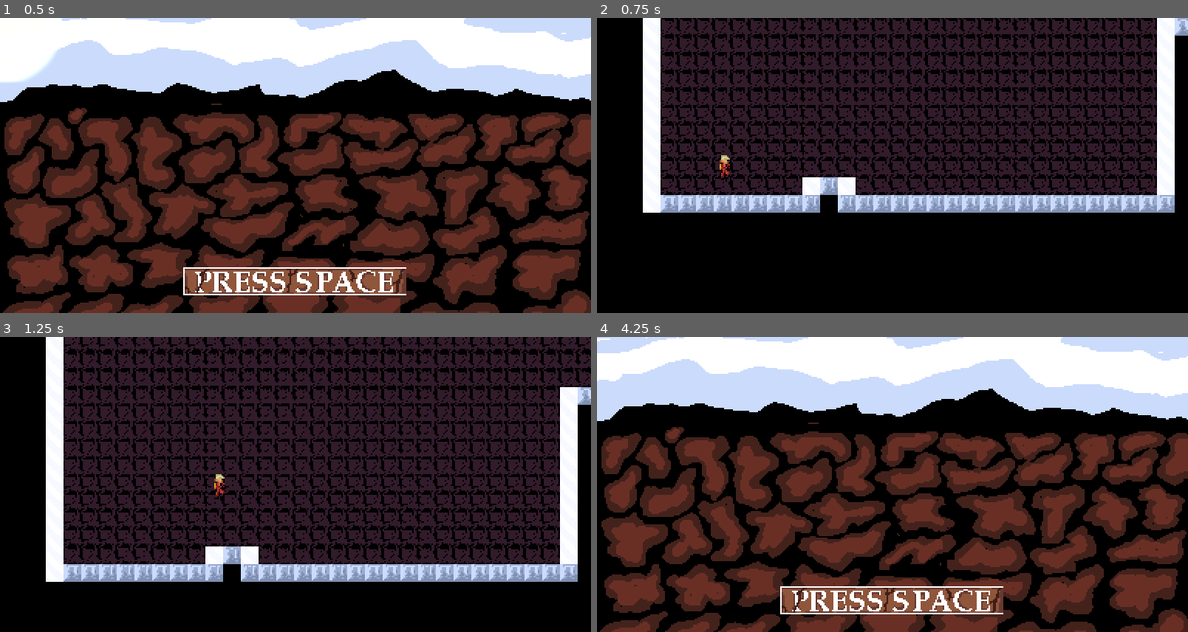
Above: before the commit, frames 1-4 (two rows, left to right).
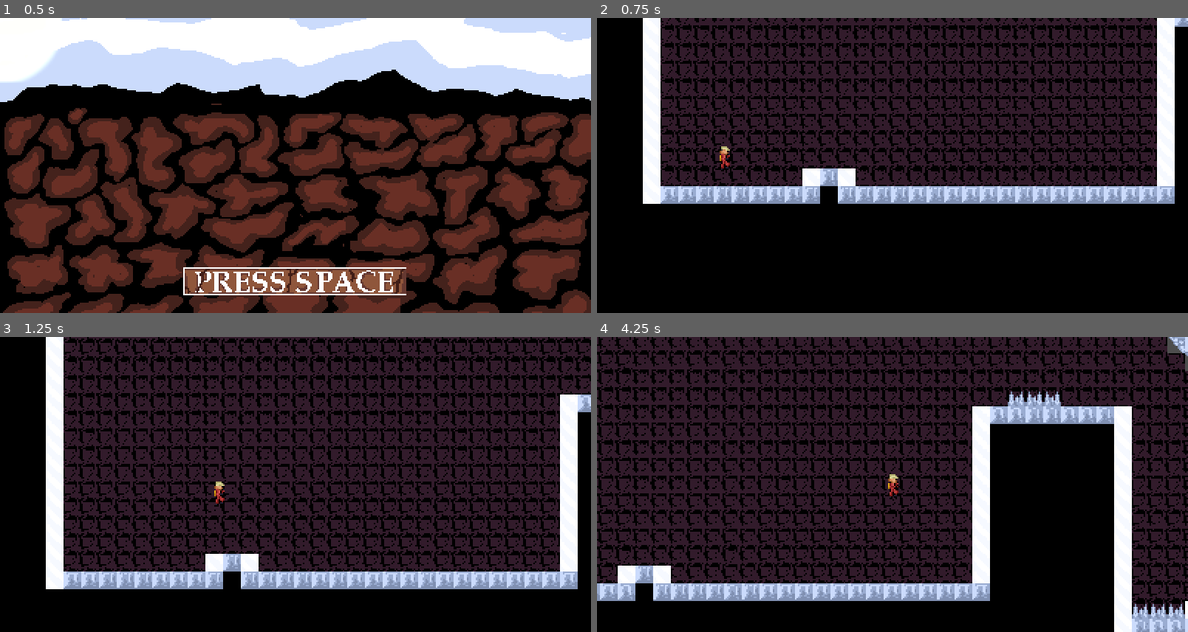
Above: after the commit, the same moments.

Repository: Mohamedyk10/inoxxtag-unclimb
Game: Godot game, scene res://main.tscn
Same seed, same stepped clock (60 frames per second), same inputs: the game is played once before the commit and once after it.
Inputs:
- Up to frame 1 (0.5 s): no input
- Up to frame 2 (0.75 s): tap Enter at 0.5 s; hold Right (RIGHT) from 0.53 s (still down); hold Space (JUMP) from 0.53 s (still down)
- Up to frame 3 (1.25 s): keep holding Right (RIGHT); keep holding Space (JUMP)
- Up to frame 4 (4.25 s): release Space (JUMP) at 1.28 s; tap Shift (HOLD) at 1.35, 2.85 s; tap Space (JUMP) at 1.52, 1.55, 1.82, 3.02, 3.05, 3.32 s; release Right (RIGHT) at 2.03 s; hold Left (LEFT) 2.03-2.78 s; hold Space (JUMP) 2.03-2.78 s; hold Right (RIGHT) from 2.78 s (still down); hold Space (JUMP) from 3.53 s (still down); tap Escape (RESET) at 4.15 s

Frame 1 is identical in both runs. In frame 2, 28% of the frame differs, in the area x 7-100%, y 0-66%; in frame 3, 34%; in frame 4, 76%, in the area x 0-100%, y 0-100%.

Commit message:
ZipLine + Camera

Diff:
--- /dev/null
+++ b/inoxtag-unclimb/camera.gd
@@ -0,0 +1,12 @@
+extends Camera2D
+
+var player
+
+func _ready() -> void:
+	player = $"../Player"
+
+func _process(delta: float) -> void:
+	if player.game_started:
+		position = lerp(position, player.position, 0.5)
+	else:
+		position = player.position
--- a/inoxtag-unclimb/game_over.gd
+++ /dev/null
@@ -1,4 +0,0 @@
-extends Node2D
-
-func _ready():
-	$AnimatedSprite2D.play("the_game")
--- a/inoxtag-unclimb/game_over.tscn
+++ /dev/null
@@ -1,62 +0,0 @@
-[gd_scene load_steps=14 format=3 uid="uid://bfspfbgj6wqxh"]
-
-[ext_resource type="Texture2D" uid="uid://xl3yc5t8dklj" path="res://art/Backgrounds/you_lost01.png" id="1_dd2jf"]
-[ext_resource type="Script" uid="uid://cxhmy5cc8nlgf" path="res://game_over.gd" id="1_ku74v"]
-[ext_resource type="Texture2D" uid="uid://np5ebnps8wut" path="res://art/Backgrounds/you_lost02.png" id="2_ku74v"]
-[ext_resource type="Texture2D" uid="uid://d2sa7nll554ke" path="res://art/Backgrounds/you_lost03.png" id="3_nm4t2"]
-[ext_resource type="Texture2D" uid="uid://lxh8l1bxfdet" path="res://art/Backgrounds/you_lost04.png" id="4_745m4"]
-[ext_resource type="Texture2D" uid="uid://bnt4b3aympcac" path="res://art/Backgrounds/you_lost05.png" id="5_kjrwi"]
-[ext_resource type="Texture2D" uid="uid://bvtahqkl3oyfv" path="res://art/Backgrounds/you_lost06.png" id="6_olga5"]
-[ext_resource type="Texture2D" uid="uid://ce27wrmbc0opk" path="res://art/Backgrounds/you_lost07.png" id="7_13ri0"]
-[ext_resource type="Texture2D" uid="uid://0quo18nnr57m" path="res://art/Backgrounds/you_lost08.png" id="8_lmfuw"]
-[ext_resource type="Texture2D" uid="uid://b4j7fe37ro7wk" path="res://art/Backgrounds/you_lost09.png" id="9_k7c8f"]
-[ext_resource type="Texture2D" uid="uid://qk2exnmqxdcf" path="res://art/Backgrounds/you_lost10.png" id="10_y0fv6"]
-[ext_resource type="Texture2D" uid="uid://bbbwn5n7717tq" path="res://art/Backgrounds/you_lost11.png" id="11_jhou3"]
-
-[sub_resource type="SpriteFrames" id="SpriteFrames_3xhsb"]
-animations = [{
-"frames": [{
-"duration": 1.0,
-"texture": ExtResource("1_dd2jf")
-}, {
-"duration": 1.0,
-"texture": ExtResource("2_ku74v")
-}, {
-"duration": 1.0,
-"texture": ExtResource("3_nm4t2")
-}, {
-"duration": 1.0,
-"texture": ExtResource("4_745m4")
-}, {
-"duration": 1.0,
-"texture": ExtResource("5_kjrwi")
-}, {
-"duration": 1.0,
-"texture": ExtResource("6_olga5")
-}, {
-"duration": 1.0,
-"texture": ExtResource("7_13ri0")
-}, {
-"duration": 1.0,
-"texture": ExtResource("8_lmfuw")
-}, {
-"duration": 1.0,
-"texture": ExtResource("9_k7c8f")
-}, {
-"duration": 1.0,
-"texture": ExtResource("10_y0fv6")
-}, {
-"duration": 1.0,
-"texture": ExtResource("11_jhou3")
-}],
-"loop": false,
-"name": &"the_game",
-"speed": 5.0
-}]
-
-[node name="Game_OVER" type="Node2D"]
-script = ExtResource("1_ku74v")
-
-[node name="AnimatedSprite2D" type="AnimatedSprite2D" parent="."]
-sprite_frames = SubResource("SpriteFrames_3xhsb")
-animation = &"the_game"
--- a/inoxtag-unclimb/hud.gd
+++ b/inoxtag-unclimb/hud.gd
@@ -3,6 +3,8 @@
 var player
 
 func _ready():
+	hide_game_over()
+	show_hud()
 	player = $"../Player"
 
 func _process(delta):
@@ -11,8 +13,15 @@
 			print("START")
 			player.start()
 
-func set_show_hud(show):
-	if show:
-		$Title_screen.show()
-	else:
-		$Title_screen.hide()
+func show_hud():
+	$Title_screen.show()
+
+func hide_hud():
+	$Title_screen.hide()
+
+func show_game_over():
+	$AnimatedSprite2D.show()
+	$AnimatedSprite2D.play("the_game")
+
+func hide_game_over():
+	$AnimatedSprite2D.hide()
--- a/inoxtag-unclimb/hud.tscn
+++ b/inoxtag-unclimb/hud.tscn
@@ -1,8 +1,60 @@
-[gd_scene load_steps=4 format=3 uid="uid://bgp7ds7q7ky7b"]
+[gd_scene load_steps=16 format=3 uid="uid://bgp7ds7q7ky7b"]
 
 [ext_resource type="Script" uid="uid://d28w3jbto0l24" path="res://hud.gd" id="1_64ctp"]
 [ext_resource type="Texture2D" uid="uid://b0faghvogjlum" path="res://art/Backgrounds/title_screen.png" id="2_8sq4i"]
 [ext_resource type="Texture2D" uid="uid://def68kdomtmk" path="res://art/Backgrounds/Press_Start.png" id="3_8sq4i"]
+[ext_resource type="Texture2D" uid="uid://xl3yc5t8dklj" path="res://art/Backgrounds/you_lost01.png" id="4_4q17s"]
+[ext_resource type="Texture2D" uid="uid://np5ebnps8wut" path="res://art/Backgrounds/you_lost02.png" id="5_2d608"]
+[ext_resource type="Texture2D" uid="uid://d2sa7nll554ke" path="res://art/Backgrounds/you_lost03.png" id="6_w71nf"]
+[ext_resource type="Texture2D" uid="uid://lxh8l1bxfdet" path="res://art/Backgrounds/you_lost04.png" id="7_615i1"]
+[ext_resource type="Texture2D" uid="uid://bnt4b3aympcac" path="res://art/Backgrounds/you_lost05.png" id="8_pw7dr"]
+[ext_resource type="Texture2D" uid="uid://bvtahqkl3oyfv" path="res://art/Backgrounds/you_lost06.png" id="9_ap7yk"]
+[ext_resource type="Texture2D" uid="uid://ce27wrmbc0opk" path="res://art/Backgrounds/you_lost07.png" id="10_5kc73"]
+[ext_resource type="Texture2D" uid="uid://0quo18nnr57m" path="res://art/Backgrounds/you_lost08.png" id="11_bp16l"]
+[ext_resource type="Texture2D" uid="uid://b4j7fe37ro7wk" path="res://art/Backgrounds/you_lost09.png" id="12_5iihh"]
+[ext_resource type="Texture2D" uid="uid://qk2exnmqxdcf" path="res://art/Backgrounds/you_lost10.png" id="13_rgb5v"]
+[ext_resource type="Texture2D" uid="uid://bbbwn5n7717tq" path="res://art/Backgrounds/you_lost11.png" id="14_np8ax"]
+
+[sub_resource type="SpriteFrames" id="SpriteFrames_8w6vd"]
+animations = [{
+"frames": [{
+"duration": 1.0,
+"texture": ExtResource("4_4q17s")
+}, {
+"duration": 1.0,
+"texture": ExtResource("5_2d608")
+}, {
+"duration": 1.0,
+"texture": ExtResource("6_w71nf")
+}, {
+"duration": 1.0,
+"texture": ExtResource("7_615i1")
+}, {
+"duration": 1.0,
+"texture": ExtResource("8_pw7dr")
+}, {
+"duration": 1.0,
+"texture": ExtResource("9_ap7yk")
+}, {
+"duration": 1.0,
+"texture": ExtResource("10_5kc73")
+}, {
+"duration": 1.0,
+"texture": ExtResource("11_bp16l")
+}, {
+"duration": 1.0,
+"texture": ExtResource("12_5iihh")
+}, {
+"duration": 1.0,
+"texture": ExtResource("13_rgb5v")
+}, {
+"duration": 1.0,
+"texture": ExtResource("14_np8ax")
+}],
+"loop": false,
+"name": &"the_game",
+"speed": 5.0
+}]
 
 [node name="HUD" type="Node2D"]
 script = ExtResource("1_64ctp")
@@ -19,3 +71,8 @@
 offset_right = 1101.0
 offset_bottom = 752.0
 texture = ExtResource("3_8sq4i")
+
+[node name="AnimatedSprite2D" type="AnimatedSprite2D" parent="."]
+sprite_frames = SubResource("SpriteFrames_8w6vd")
+animation = &"the_game"
+offset = Vector2(800, 400)
--- a/inoxtag-unclimb/main.tscn
+++ b/inoxtag-unclimb/main.tscn
@@ -1,11 +1,18 @@
-[gd_scene load_steps=5 format=3 uid="uid://ceql8b1jxod73"]
+[gd_scene load_steps=6 format=3 uid="uid://ceql8b1jxod73"]
 
 [ext_resource type="PackedScene" uid="uid://sclpth6g423y" path="res://player.tscn" id="1_ig7tw"]
 [ext_resource type="PackedScene" uid="uid://bgp7ds7q7ky7b" path="res://hud.tscn" id="3_h2yge"]
 [ext_resource type="PackedScene" uid="uid://b6a3pf41ax484" path="res://zip_line.tscn" id="4_1bvp3"]
+[ext_resource type="Script" uid="uid://wgftuiiht26" path="res://camera.gd" id="4_lquwl"]
 [ext_resource type="PackedScene" uid="uid://vgah4ipsh4je" path="res://levels.tscn" id="5_lquwl"]
 
 [node name="Main" type="Node2D"]
+
+[node name="Camera" type="Camera2D" parent="."]
+position = Vector2(2280, 805)
+limit_left = 0
+limit_top = 0
+script = ExtResource("4_lquwl")
 
 [node name="Levels" parent="." instance=ExtResource("5_lquwl")]
 position = Vector2(171, 628)
@@ -16,10 +23,6 @@
 [node name="Player" parent="." instance=ExtResource("1_ig7tw")]
 position = Vector2(2280, 805)
 
-[node name="Camera2D" type="Camera2D" parent="Player"]
-limit_left = 0
-limit_top = 0
-
 [node name="HUD" parent="." instance=ExtResource("3_h2yge")]
 
 [node name="DirectionalLight2D" type="DirectionalLight2D" parent="."]
--- a/inoxtag-unclimb/player.gd
+++ b/inoxtag-unclimb/player.gd
@@ -26,22 +26,29 @@
 
 
 func _ready() -> void:
+	global_position = Vector2(0, 0)
 	hud = $"../HUD"
 	animation = "stop"
 	$Animation.play(animation)
 	set_floor_stop_on_slope_enabled(false)
-	show_hud()
 
 
-func show_hud():
+func game_over():
+	is_timed_out = true
+	game_started = false
 	lantern_status = false
 	zip_line_coefs = null
-	hud.set_show_hud(true)
-	game_started = false
+	await get_tree().create_timer(1).timeout
+	hud.show_game_over()
 	global_position = Vector2(0, 0)
+	await get_tree().create_timer(5).timeout
+	hud.hide_game_over()
+	hud.show_hud()
+	is_timed_out = false
 
 func start():
-	hud.set_show_hud(false)
+	hud.hide_game_over()
+	hud.hide_hud()
 	global_position = START_COORDINATES
 	game_started = true
 
@@ -56,7 +63,7 @@
 
 func _process(delta) -> void:
 	if Input.is_action_pressed("RESET"):
-		show_hud()
+		game_over()
 		return
 	if not game_started:
 		return
@@ -109,8 +116,6 @@
 	if uses_ice_axe:
 		vertical_speed = 0
 
-	print(velocity)
-
 	if Input.is_action_pressed("JUMP"):
 		if is_jumping:
 			vertical_speed += 0.5 * GRAVITY_ACCELERATION * delta
@@ -148,14 +153,7 @@
 		$Animation.play(animation)
 	velocity[1] = vertical_speed
 
-	print(velocity)
-
 	move_and_slide()
 
 func _on_area_2d_body_entered(body: Node2D) -> void:
-	is_timed_out = true
-	game_started = false
-	await get_tree().create_timer(1).timeout
-	show_hud()
-	await get_tree().create_timer(0.5).timeout
-	is_timed_out = false
+	game_over()
--- a/inoxtag-unclimb/player.tscn
+++ b/inoxtag-unclimb/player.tscn
@@ -176,11 +176,11 @@
 texture = SubResource("GradientTexture2D_q13i1")
 texture_scale = 2.0
 
-[node name="Area2D" type="Area2D" parent="."]
+[node name="PlayerArea2D" type="Area2D" parent="."]
 collision_priority = 2.0
 
-[node name="CollisionShape2D" type="CollisionShape2D" parent="Area2D"]
+[node name="CollisionShape2D" type="CollisionShape2D" parent="PlayerArea2D"]
 position = Vector2(2.5, 6)
 shape = SubResource("RectangleShape2D_op7ga")
 
-[connection signal="body_entered" from="Area2D" to="." method="_on_area_2d_body_entered"]
+[connection signal="body_entered" from="PlayerArea2D" to="." method="_on_area_2d_body_entered"]
--- a/inoxtag-unclimb/zip_line.gd
+++ b/inoxtag-unclimb/zip_line.gd
@@ -6,6 +6,8 @@
 func _ready() -> void:
 	var RECT = $CollisionShape2D.shape.get_rect()
 	coefs = Vector4(RECT.position[0] + position[0], RECT.position[1] + position[1], RECT.end[0] + position[0], RECT.end[1] + position[1])
+	if coefs[1] < coefs[3]:
+		coefs = Vector4(coefs[2], coefs[3], coefs[0], coefs[1])
 
 func f(x: float, coefs: Vector4) -> float:
 	var A = coefs[0]
@@ -15,6 +17,7 @@
 	return (D - B) / (C - A) * x + B - (D - B) / (C - A) * A
 
 func _on_body_entered(body: Node2D) -> void:
+	print(body.name)
 	if body.name == "Player":
 		var x = body.global_position[0]
 		var y = f(x, coefs)
--- a/inoxtag-unclimb/zip_line.tscn
+++ b/inoxtag-unclimb/zip_line.tscn
@@ -1,20 +1,24 @@
-[gd_scene load_steps=3 format=3 uid="uid://b6a3pf41ax484"]
+[gd_scene load_steps=4 format=3 uid="uid://b6a3pf41ax484"]
 
 [ext_resource type="Script" uid="uid://boyokw3v1vrpn" path="res://zip_line.gd" id="1_qadoo"]
 
 [sub_resource type="SegmentShape2D" id="SegmentShape2D_tnwwl"]
 b = Vector2(1000, 0)
 
+[sub_resource type="CanvasTexture" id="CanvasTexture_qadoo"]
+
 [node name="ZipLine" type="Area2D"]
+collision_layer = 3
+collision_mask = 3
 script = ExtResource("1_qadoo")
 
 [node name="CollisionShape2D" type="CollisionShape2D" parent="."]
-scale = Vector2(1.5, 1.5)
 shape = SubResource("SegmentShape2D_tnwwl")
 
 [node name="Sprite2D" type="Sprite2D" parent="."]
-position = Vector2(0, -2.5)
-scale = Vector2(40, 5)
+position = Vector2(0, -1)
+scale = Vector2(1000, 2)
+texture = SubResource("CanvasTexture_qadoo")
 
 [connection signal="body_entered" from="." to="." method="_on_body_entered"]
 [connection signal="body_exited" from="." to="." method="_on_body_exited"]
Not shown, added: inoxtag-unclimb/camera.gd.uid
Not shown, removed: inoxtag-unclimb/game_over.gd.uid
